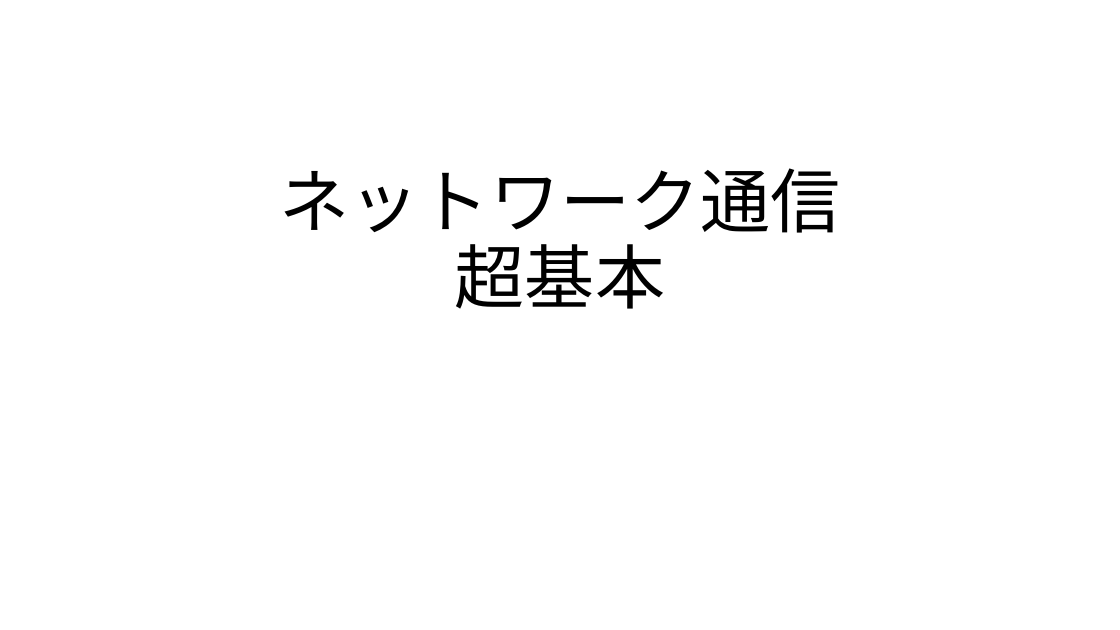
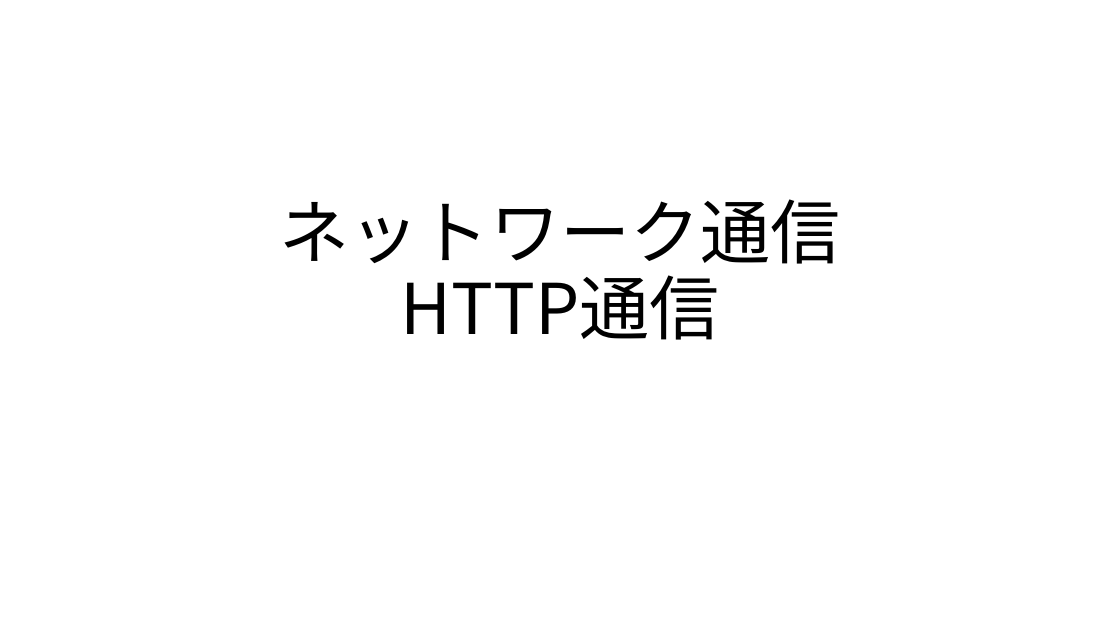
Before and after one commit to MahiroCreative/GameEngineFor2022, a slide deck: slide 1 of 2.SecondSemester/1.ネットワーク通信_Http通信.pptx. Drawn at 1120x630 pixels with LibreOffice and Linux fonts; fonts in the diff are those of the drawing. Boxes give left, top, right and bottom in pixels: in the first picture for what was removed or moved away, otherwise in the second. Text is boxed around its words. In the diff, an @@ line names an element or a change of style, - is before the commit and + after.

```diff
--- a/2.SecondSemester/1.ネットワーク通信_Http通信.pptx
+++ b/2.SecondSemester/1.ネットワーク通信_Http通信.pptx
@@ title at (x1=280, y1=199, x2=840, y2=340): text changed @@
-ネットワーク通信
-超基本
+ネットワーク通信
+HTTP通信
```
Also in this commit, not shown: 8 slides added, 18 other files.
